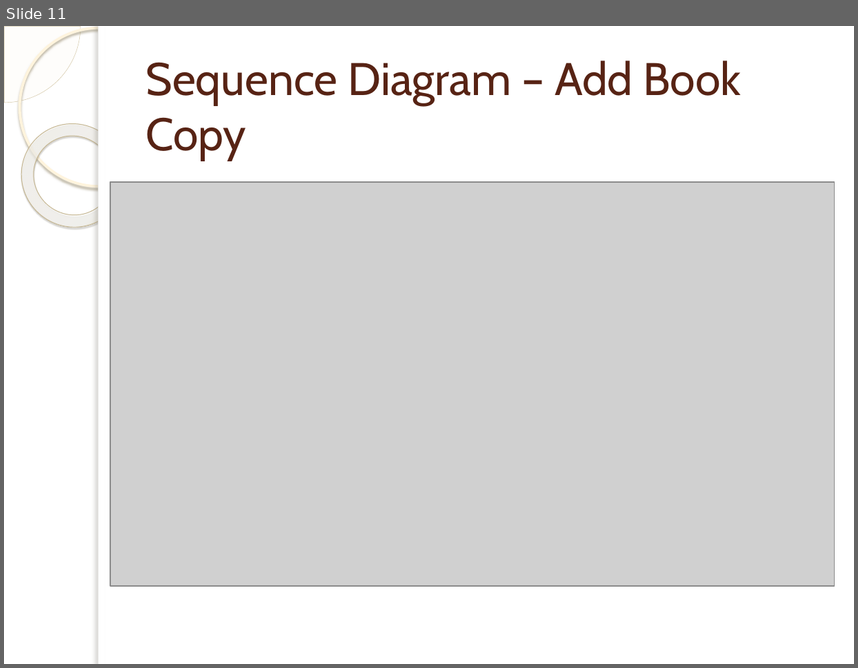
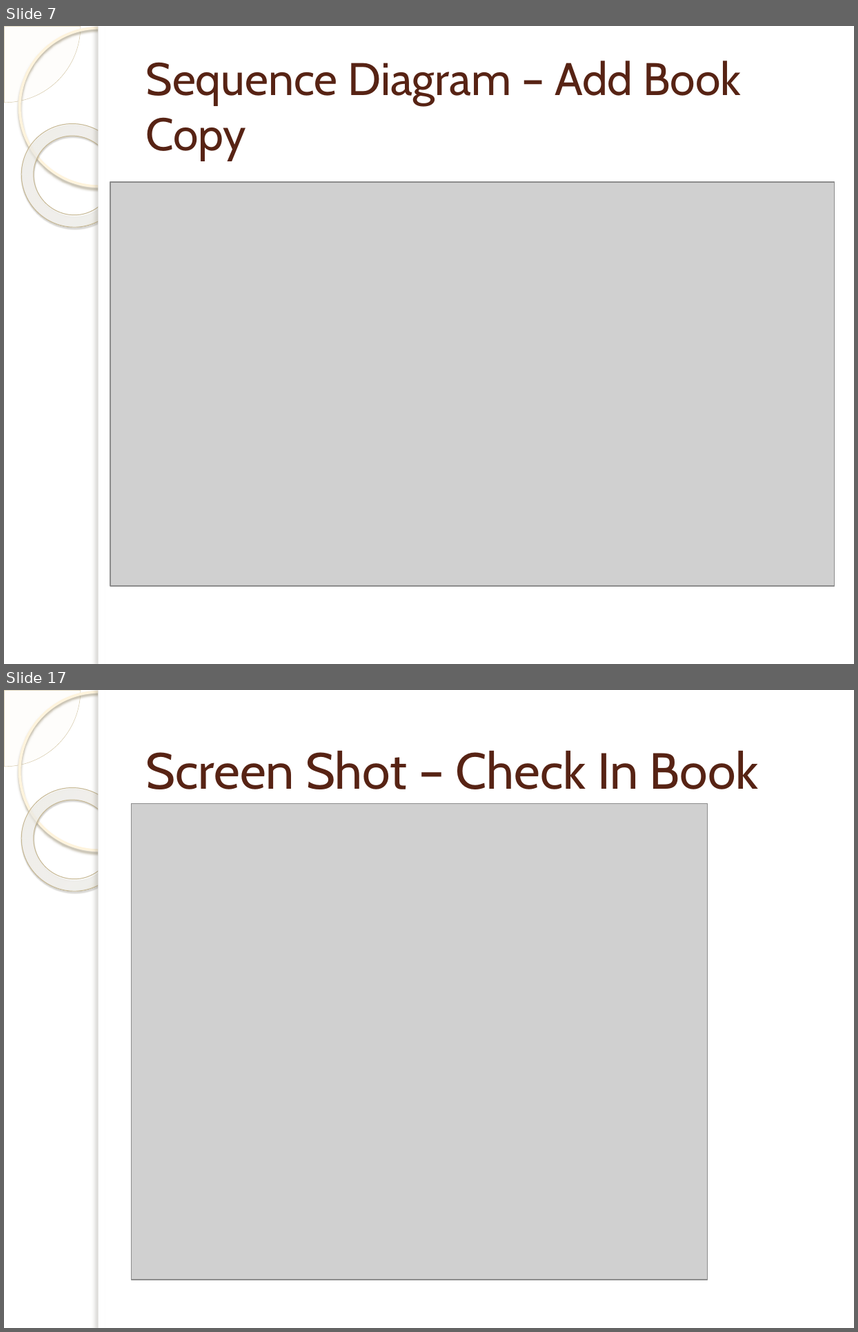
Before and after one commit to memiwo/library-management, a slide deck: docs/Library Management System.pptx. Shown one above the other, each under a label of ours: slide 11 before the commit, slides 7 and 17 after it; the slides between them are not shown. The pictures are 858x668 and 858x1332 pixels, drawn with LibreOffice and Linux fonts; fonts in the diff are those of the drawing; grey boxes stand for pictures; background and template pictures are left out. Boxes give left, top, right and bottom in pixels: in the first picture for what was removed or moved away, otherwise in the second. Text is boxed around its words. In the diff, an @@ line names an element or a change of style, - is before the commit and + after.

```diff
--- a/docs/Library Management System.pptx
+++ b/docs/Library Management System.pptx
@@ slide 17 added at (x1=4, y1=690, x2=854, y2=1328), background picture (left out); not listed: 5 template elements that a slide beside it also shows @@
@@ title added at (x1=146, y1=750, x2=759, y2=789), 43 pt, text #572314 @@
+Screen Shot – Check In Book
@@ picture added at (x1=132, y1=803, x2=707, y2=1279) @@
@@ what was slide 11 is now slide 7 @@
```
Also in this commit, not shown: 6 slides changed, 3 other slides added, 8 other files.
